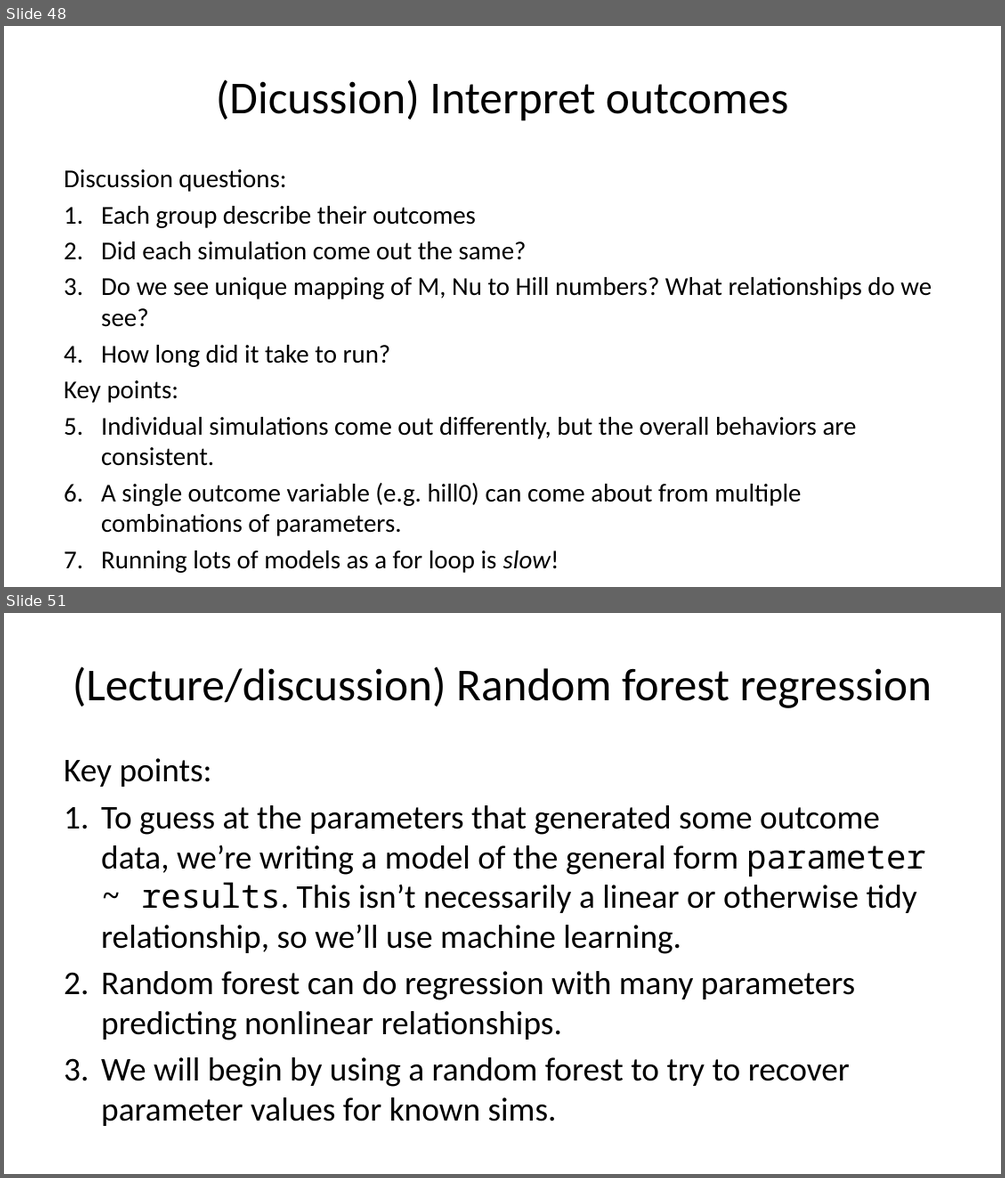
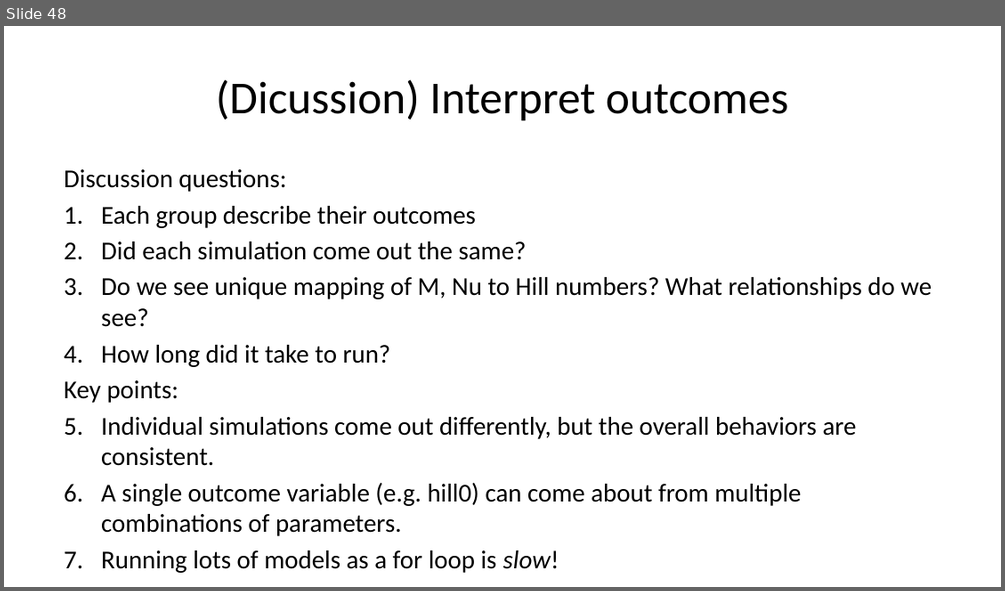
Before and after one commit to role-model/process-models-workshop, a slide deck: slides/slides_polishing.pptx. Shown one above the other, each under a label of ours: slides 48 and 51 before the commit, slide 48 after it; the slides between them are not shown. The pictures are 1005x1178 and 1005x591 pixels, drawn with LibreOffice and Linux fonts; fonts in the diff are those of the drawing. Boxes give left, top, right and bottom in pixels: in the first picture for what was removed or moved away, otherwise in the second. Text is boxed around its words. In the diff, an @@ line names an element or a change of style, - is before the commit and + after.

```diff
--- a/slides/slides_polishing.pptx
+++ b/slides/slides_polishing.pptx
@@ slide 51 removed at (4,613,1001,1174), background #FFFFFF @@
@@ title removed at (73,666,931,708) @@
-(Lecture/discussion) Random forest regression
@@ text removed at (64,758,926,1126) @@
-Key points:
-1. To guess at the parameters that generated some outcome data, we’re writing a model of the general form parameter ~ results. This isn’t necessarily a linear or otherwise tidy relationship, so we’ll use machine learning.
-2. Random forest can do regression with many parameters predicting nonlinear relationships.
-3. We will begin by using a random forest to try to recover parameter values for known sims.
```
Also in this commit, not shown: 1 slide changed, 18 slides added, 4 other slides removed.
